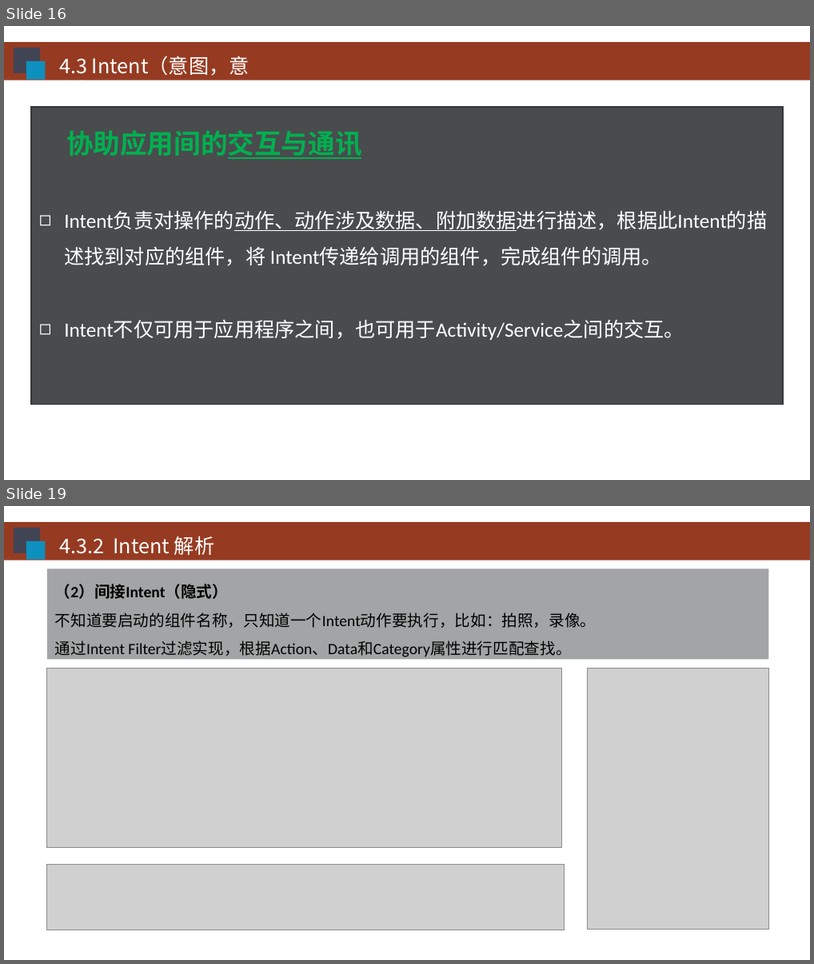
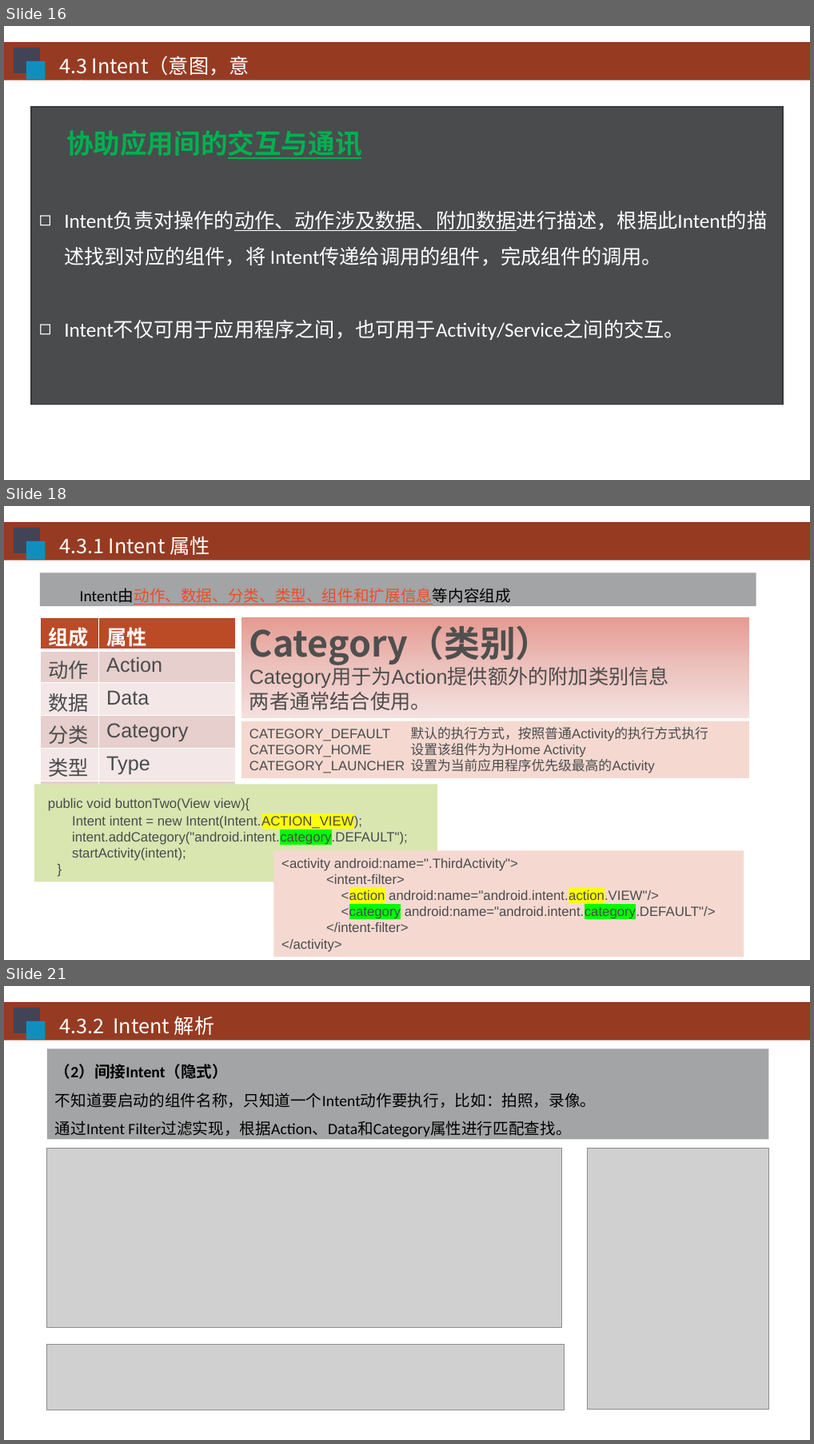
Before and after one commit to HBU/Android-PPT, a slide deck: 04.0 -- 活动-意图-- 第04章.pptx. Shown one above the other, each under a label of ours: slides 16 and 19 before the commit, slides 16, 18 and 21 after it; the slides between them are not shown. The pictures are 814x964 and 814x1444 pixels, drawn with LibreOffice and Linux fonts; fonts in the diff are those of the drawing; grey boxes stand for pictures; background and template pictures are left out. Boxes give left, top, right and bottom in pixels: in the first picture for what was removed or moved away, otherwise in the second. Text is boxed around its words. In the diff, an @@ line names an element or a change of style, - is before the commit and + after.

```diff
--- a/04.0 -- 活动-意图-- 第04章.pptx
+++ b/04.0 -- 活动-意图-- 第04章.pptx
@@ slide 18 added at [4, 506, 810, 960], background #FFFFFF; not listed: 1 template element that a slide beside it also shows @@
@@ rectangle added at [14, 528, 40, 553], fill #414455 @@
@@ rectangle added at [26, 541, 45, 560], fill #0E90BE @@
@@ text added at [59, 536, 210, 555], 18 pt, text #FFFFFF @@
+4.3.1 Intent 属性
@@ rectangle added at [39, 573, 756, 606], fill #494B4D at 50% opacity, 14 pt, text #F04B2A, underline @@
+Intent由动作、数据、分类、类型、组件和扩展信息等内容组成
@@ table added at [40, 617, 236, 878], 7 rows, 2 columns @@
+组成 | 属性
+动作 | Action
+数据 | Data
+分类 | Category
+类型 | Type
+组件 | Component
+扩展信息 | Extra
@@ text added at [85, 609, 242, 638], 20 pt, text #FFFFFF, bold @@
+• 工作完成情况一
@@ rectangle added at [242, 617, 750, 718], fill gradient #E59B92 to #EDC2BD to #F5E1DF, 18 pt, text #4D4D4D @@
+Category（类别）
+Category用于为Action提供额外的附加类别信息
+两者通常结合使用。
@@ text added at [446, 609, 603, 638], 20 pt, text #FFFFFF, bold @@
+• 工作完成情况二
@@ rectangle added at [242, 721, 750, 779], fill #F5D9D0, 12 pt, text #494B4D @@
+CATEGORY_DEFAULT 默认的执行方式，按照普通Activity的执行方式执行
+CATEGORY_HOME 设置该组件为为Home Activity
+CATEGORY_LAUNCHER 设置为当前应用程序优先级最高的Activity
@@ rectangle added at [34, 784, 438, 882], fill #D9E6B0, 12 pt, text #494B4D @@
+public void buttonTwo(View view){
+Intent intent = new Intent(Intent.ACTION_VIEW);
+intent.addCategory("android.intent.category.DEFAULT");
+startActivity(intent);
+}
@@ rectangle added at [274, 850, 744, 956], fill #F5D9D0, 12 pt, text #494B4D @@
+<activity android:name=".ThirdActivity">
+<intent-filter>
+<action android:name="android.intent.action.VIEW"/>
+<category android:name="android.intent.category.DEFAULT"/>
+</intent-filter>
+</activity>
@@ what was slide 19 is now slide 21 @@
```
Also in this commit, not shown: 5 slides changed, 1 other slide added.
